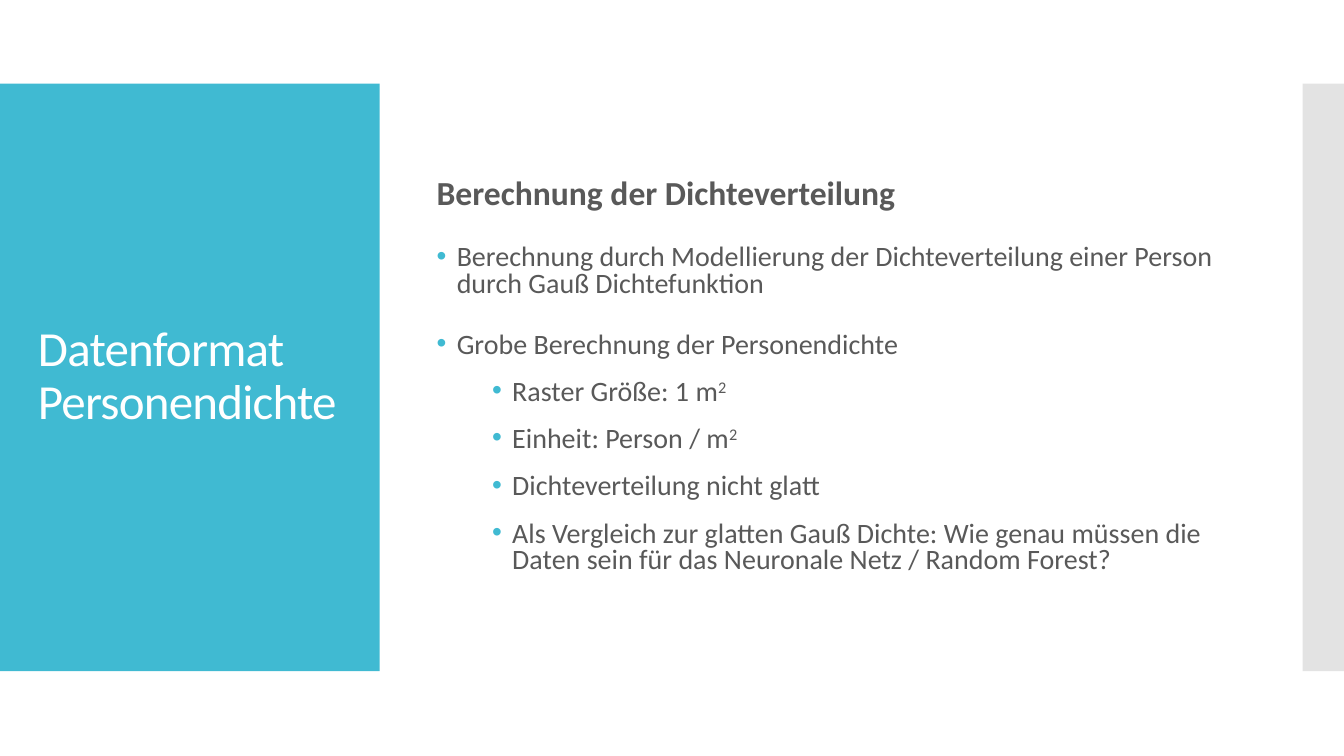
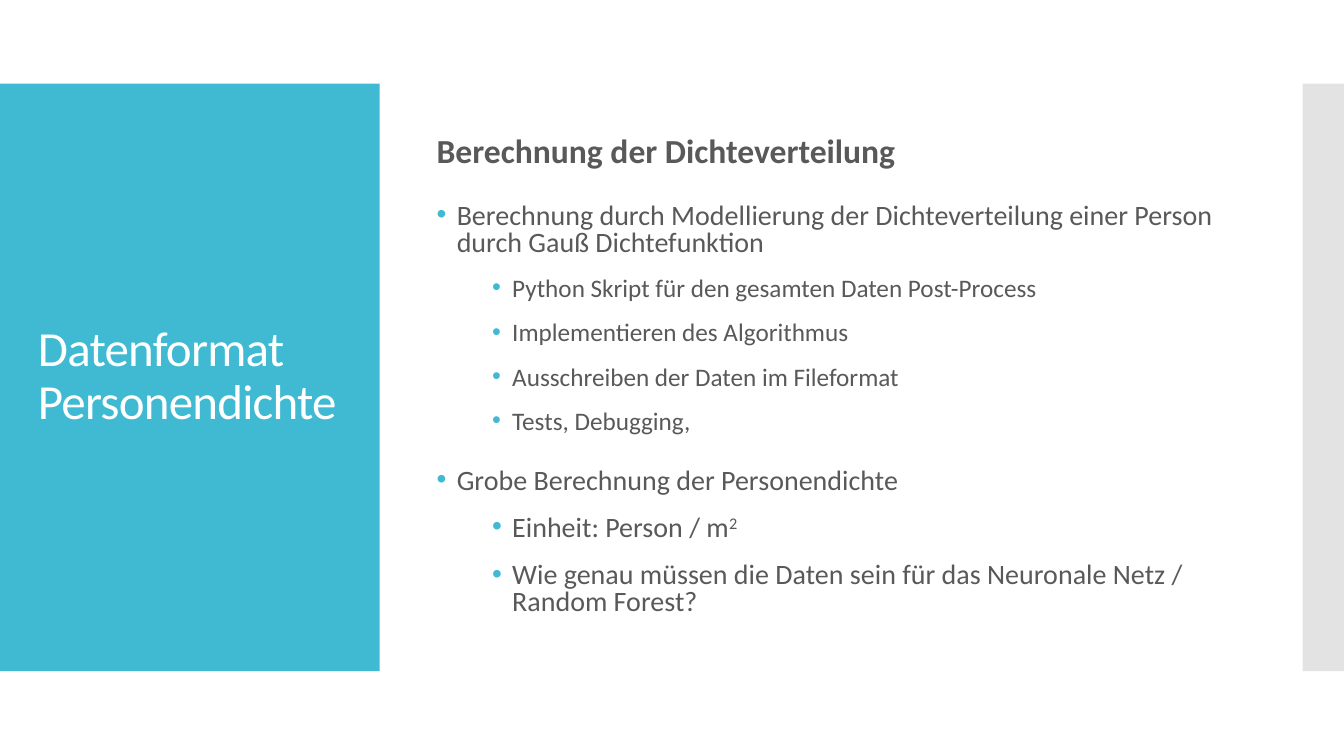
Before and after one commit to Datagroup-ModSim/ModSim17-data-generation-filters, a slide deck: slide 33 of presentations/Datenerzeugung und Datenanalyse_Sprint1_formatiert.pptx. Drawn at 1344x756 pixels with LibreOffice and Linux fonts; fonts in the diff are those of the drawing. Boxes give left, top, right and bottom in pixels: in the first picture for what was removed or moved away, otherwise in the second. Text is boxed around its words. In the diff, an @@ line names an element or a change of style, - is before the commit and + after.

Commit message:
Final Präsentation

```diff
--- a/presentations/Datenerzeugung und Datenanalyse_Sprint1_formatiert.pptx
+++ b/presentations/Datenerzeugung und Datenanalyse_Sprint1_formatiert.pptx
@@ text at [512, 279, 1036, 435]: paragraphs added @@
+  • Python Skript für den gesamten Daten Post-Process
+  • Implementieren des Algorithmus
+  • Ausschreiben der Daten im Fileformat
+  • Tests, Debugging,
@@ text at [512, 382, 689, 401]: paragraph removed @@
-  • Raster Größe: 1 m2
@@ text at [512, 564, 1165, 611]: text changed @@
-  • Dichteverteilung nicht glatt
-  • Als Vergleich zur glatten Gauß Dichte: Wie genau müssen die Daten sein für das Neuronale Netz / Random Forest?
+  • Wie genau müssen die Daten sein für das Neuronale Netz / Random Forest?
```
Also in this commit, not shown: 3 other slides changed.
